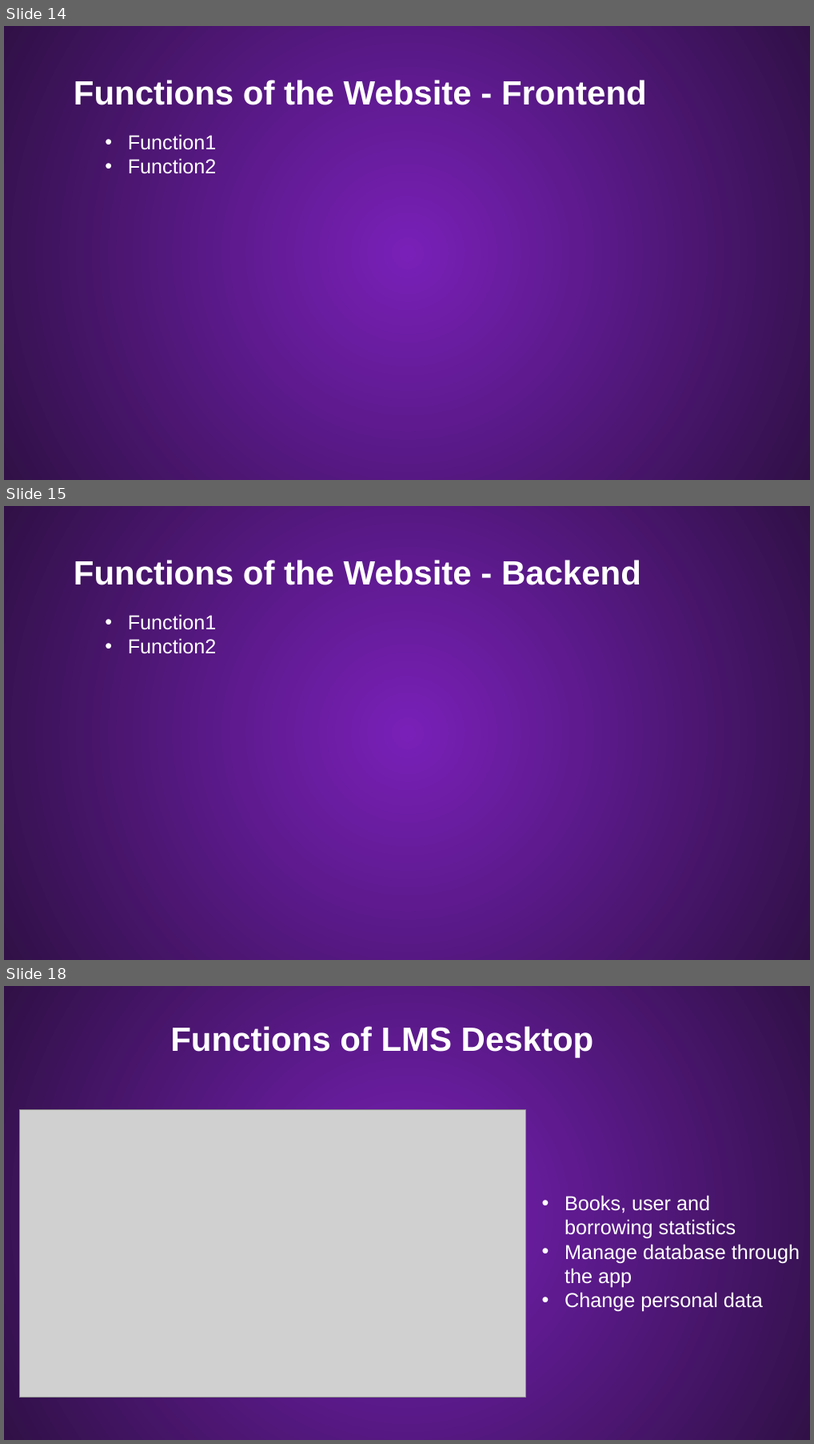
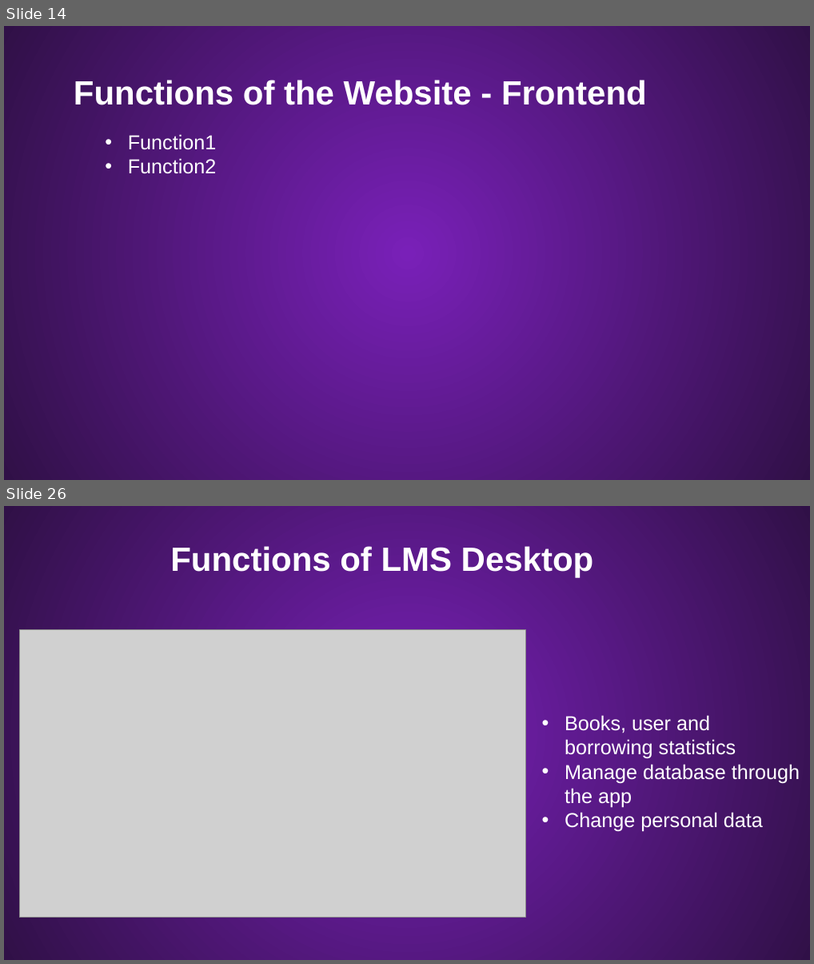
Before and after one commit to Palacsinta002/LMS, a slide deck: Presentation/LMS Presentation.pptx. Shown one above the other, each under a label of ours: slides 14, 15 and 18 before the commit, slides 14 and 26 after it; the slides between them are not shown. The pictures are 814x1444 and 814x964 pixels, drawn with LibreOffice and Linux fonts; fonts in the diff are those of the drawing; grey boxes stand for pictures; background and template pictures are left out. Boxes give left, top, right and bottom in pixels: in the first picture for what was removed or moved away, otherwise in the second. Text is boxed around its words. In the diff, an @@ line names an element or a change of style, - is before the commit and + after.

```diff
--- a/Presentation/LMS Presentation.pptx
+++ b/Presentation/LMS Presentation.pptx
@@ slide 15 removed at (x1=4, y1=506, x2=810, y2=960), background #54167F; not listed: 1 template element that a slide beside it also shows @@
@@ text removed at (x1=74, y1=560, x2=642, y2=585) @@
-Functions of the Website - Backend
@@ text removed at (x1=128, y1=614, x2=217, y2=654) @@
-• Function1
-• Function2
@@ what was slide 18 is now slide 26 @@
```
Also in this commit, not shown: 7 slides changed, 9 slides added.
